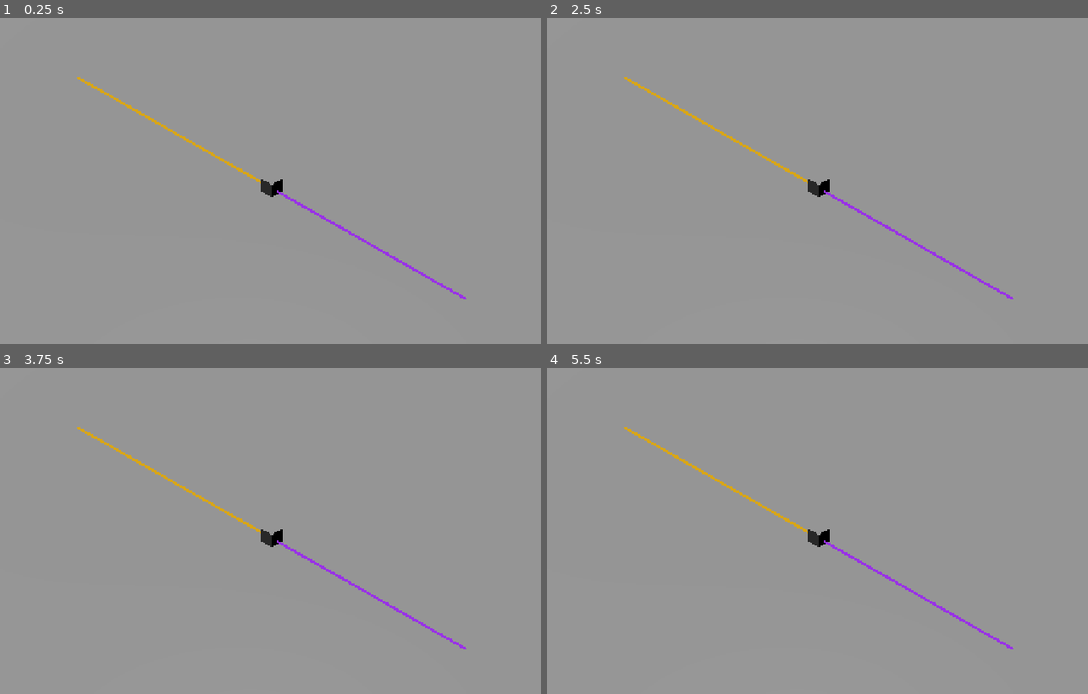
Above: before the commit, frames 1-4 (two rows, left to right).
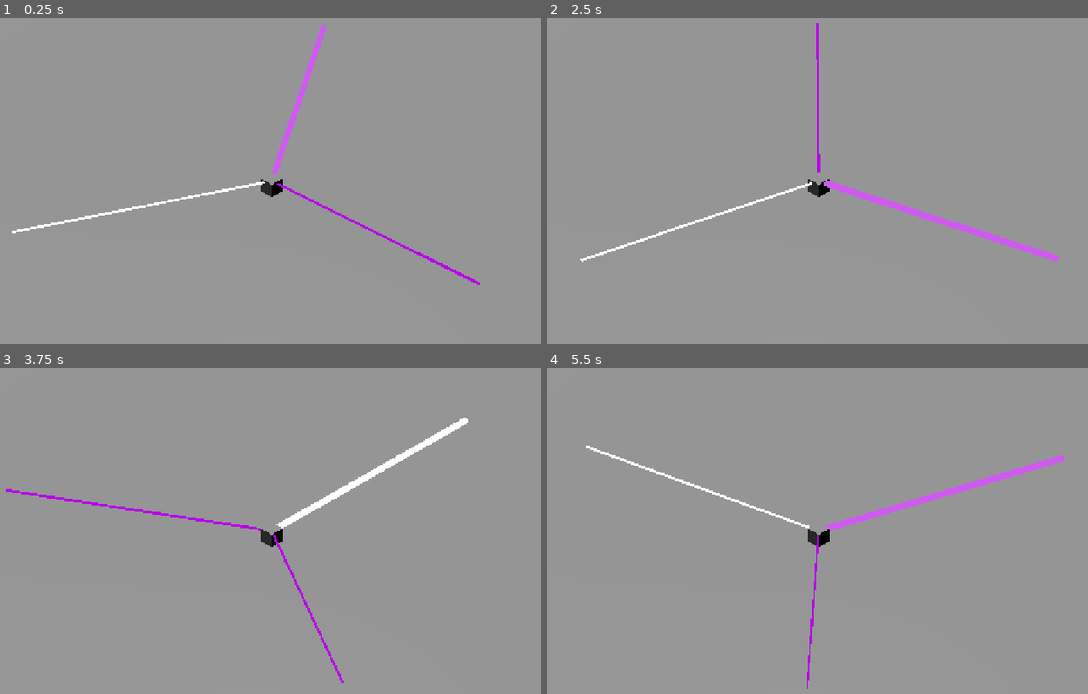
Above: after the commit, the same moments.

Repository: JeremyMarkWilcox/Tower-Defense
Game: Godot game, scene res://game/threads/test_thread/thread_test.tscn
Same seed, same stepped clock (60 frames per second), same inputs: the game is played once before the commit and once after it. This scene is started directly instead of the project's main scene. Sound files missing from this copy of the repository are replaced by a short silence.
Inputs (mouse positions are in pixels of both pictures, inside the frame that each line leads up to):
- Up to frame 1 (0.25 s): no input
- Up to frame 2 (2.5 s): tap Enter at 0.5, 2 s; move the mouse to (968, 171) at 0.52 s; hold Right (ui_right) 0.53-1.28 s; hold Space (thread_cut, bound only after the commit) 0.53-1.28 s; click (968, 171) at 0.67 s; tap E (thread_next, bound only after the commit) at 0.8, 1.35 s; move the mouse to (682, 210) at 1.27 s; hold Down (ui_down) 1.28-2.03 s; tap Q (thread_prev, bound only after the commit) at 1.55 s; move the mouse to (887, 106) at 2.02 s; hold Right (ui_right) from 2.03 s (still down); hold Q (thread_prev, bound only after the commit) from 2.03 s (still down); tap R at 2.3 s
- Up to frame 3 (3.75 s): tap Space (thread_cut, bound only after the commit) at 2.75, 3.05 s; move the mouse to (238, 615) at 2.77 s; release Right (ui_right) at 2.78 s; release Q (thread_prev, bound only after the commit) at 2.78 s; hold Up (ui_up) 2.78-3.53 s; tap R at 2.85 s; click (238, 615) at 2.92 s; tap Enter at 3.5 s; move the mouse to (476, 596) at 3.52 s; hold Left (ui_left) from 3.53 s (still down); hold N (call_next_wave) from 3.53 s (still down)
- Up to frame 4 (5.5 s): tap E (thread_next, bound only after the commit) at 3.8 s; tap Space (thread_cut, bound only after the commit) at 4.25, 4.35 s; move the mouse to (617, 482) at 4.27 s; release N (call_next_wave) at 4.28 s; tap Q (thread_prev, bound only after the commit) at 4.55 s; move the mouse to (849, 540) at 5.02 s; release Left (ui_left) at 5.03 s; hold Down (ui_down) from 5.03 s (still down); hold E (thread_next, bound only after the commit) from 5.03 s (still down); click (849, 540) at 5.17 s; tap R at 5.3 s

The runs differ from the first frame. In frame 1, 1.8% of the frame differs, in the area x 2-89%, y 2-87%; in frame 2, 2.1%, in the area x 6-95%, y 1-87%; in frame 3, 2.0%; in frame 4, 2.0%.

Commit message:
Thread Manager

Diff:
--- a/game/data/enemies/unique_enemies/greater_demon.tres
+++ b/game/data/enemies/unique_enemies/greater_demon.tres
@@ -1,11 +1,12 @@
 [gd_resource type="Resource" script_class="EnemyData" format=3 uid="uid://4ksplexl1tsu"]
 
-[ext_resource type="PackedScene" uid="uid://lvbm281h2vww" path="res://game/data/enemies/unique_enemies/greater_demon.tscn" id="1_0gg35"]
-[ext_resource type="Script" uid="uid://dynep1f7hnh6a" path="res://game/data/enemies/base_enemy/enemy_data.gd" id="1_wnnh2"]
+[ext_resource type="PackedScene" uid="uid://lvbm281h2vww" path="res://game/data/enemies/unique_enemies/greater_demon.tscn" id="1_npnuq"]
+[ext_resource type="Script" uid="uid://dynep1f7hnh6a" path="res://game/data/enemies/base_enemy/enemy_data.gd" id="2_5ai4t"]
 
 [resource]
-script = ExtResource("1_wnnh2")
-scene = ExtResource("1_0gg35")
+script = ExtResource("2_5ai4t")
+display_name = "Great Demon"
+scene = ExtResource("1_npnuq")
 move_speed = 0.1
 max_health = 300
 stronghold_damage = 50
--- a/game/data/threads/lulls/lull_test.tres
+++ b/game/data/threads/lulls/lull_test.tres
@@ -7,5 +7,5 @@
 
 [resource]
 script = ExtResource("1_8pah5")
-threads = Array[ExtResource("2_07kna")]([ExtResource("3_jcyd7"), ExtResource("4_uimls")])
+threads = Array[ExtResource("2_07kna")]([ExtResource("3_jcyd7"), ExtResource("3_jcyd7"), ExtResource("4_uimls")])
 metadata/_custom_type_script = "uid://dtlm87vw6n02f"
--- a/game/data/threads/test_thread/test_thread.gd
+++ b/game/data/threads/test_thread/test_thread.gd
@@ -1,22 +1,23 @@
 extends Node3D
-## Test bench for Signal Threads. Not part of the game.
+## Test bench for Signal Threads. Not part of the game. R restarts the lull.
 
-@export var thread_scene: PackedScene
+@export var thread_manager: ThreadManager
 @export var lull: LullDefinition
-@export var thread_length := 18.0
-@export var test_colors: Array[Color] = [Color(0.6, 0.2, 0.9), Color(0.85, 0.65, 0.1)]
 
 
 func _ready() -> void:
-	get_viewport().physics_object_picking = true
-	var count := lull.threads.size()
-	for i in count:
-		var thread := thread_scene.instantiate() as SignalThread
-		add_child(thread)
-		var angle := i * TAU / count
-		thread.setup(lull.threads[i], Vector3(cos(angle), 0.0, sin(angle)),
-				thread_length, test_colors[i % test_colors.size()])
-		thread.hovered.connect(func(t: SignalThread) -> void: t.set_highlighted(true))
-		thread.unhovered.connect(func(t: SignalThread) -> void: t.set_highlighted(false))
-		thread.clicked.connect(func(t: SignalThread) -> void:
-			print("Clicked %s, ends at %s" % [t.data.enemy.display_name, t.get_end_position()]))
+	thread_manager.lull_started.connect(func(duration: float) -> void:
+		print("Lull started: %.1fs" % duration))
+	thread_manager.thread_released.connect(func(data: SignalThreadData, at: Vector3) -> void:
+		print("Released %d x %s at %s" % [data.count, data.enemy.display_name, at]))
+	thread_manager.cut_refused.connect(func(thread: SignalThread, reason: StringName) -> void:
+		print("Refused %s: %s" % [thread.data.enemy.display_name, reason]))
+	thread_manager.swarm_started.connect(func() -> void: print("SWARM"))
+	thread_manager.lull_ended.connect(func() -> void: print("Lull ended"))
+	thread_manager.start_lull(lull)
+
+
+func _unhandled_input(event: InputEvent) -> void:
+	var key := event as InputEventKey
+	if key and key.pressed and not key.echo and key.keycode == KEY_R:
+		thread_manager.start_lull(lull)
--- a/game/data/threads/unique_threads/cultist.tres
+++ b/game/data/threads/unique_threads/cultist.tres
@@ -6,5 +6,5 @@
 [resource]
 script = ExtResource("1_h2vru")
 enemy = ExtResource("1_e7uuv")
-count = 5
+count = 2
 metadata/_custom_type_script = "uid://dv1yo7v82leod"
--- /dev/null
+++ b/game/managers/thread_manager.gd
@@ -0,0 +1,204 @@
+class_name ThreadManager
+extends Node
+## Runs one lull at a time: lays out the threads, handles selection and cutting,
+## counts down the shared timer, and releases every uncut thread at zero.
+## It never spawns enemies; it emits thread_released and lets WaveManager do that.
+
+signal lull_started(duration: float)
+signal lull_ended
+signal thread_released(data: SignalThreadData, spawn_position: Vector3)
+signal swarm_started
+signal cut_refused(thread: SignalThread, reason: StringName)
+signal selection_changed(thread: SignalThread)
+
+const REFUSED_UNCUTTABLE := &"uncuttable"
+const REFUSED_COOLDOWN := &"cooldown"
+
+@export var thread_scene: PackedScene
+## Where thread nodes are parented.
+@export var thread_container: Node3D
+## The Stronghold. Threads start here.
+@export var center: Node3D
+## Used to turn screen angles ("top of the screen") into world directions.
+@export var camera: Camera3D
+## Distance from the Stronghold to the map edge, where groups spawn.
+@export var thread_length := 18.0
+## One color per enemy type, so every thread of that type matches.
+@export var thread_colors: Dictionary[EnemyData, Color] = {}
+@export var default_color := Color.WHITE
+
+var _lull: LullDefinition
+var _threads: Array[SignalThread] = []  # sorted clockwise from the top of the screen
+var _selected := -1
+var _time_left := 0.0
+var _cooldown_left := 0.0
+
+
+func _ready() -> void:
+	get_viewport().physics_object_picking = true
+
+
+func is_active() -> bool:
+	return _lull != null
+
+
+func get_time_left() -> float:
+	return _time_left
+
+
+func get_cooldown_left() -> float:
+	return _cooldown_left
+
+
+func start_lull(lull: LullDefinition) -> void:
+	if is_active():
+		_swarm()  # never stack two lulls
+	if lull == null or lull.threads.is_empty():
+		return
+	_lull = lull
+	_time_left = lull.duration
+	_cooldown_left = 0.0
+	var angles := _layout_angles(lull.threads)
+	var order: Array[int] = []
+	for i in lull.threads.size():
+		order.append(i)
+	order.sort_custom(func(a: int, b: int) -> bool:
+		return fposmod(angles[a], 360.0) < fposmod(angles[b], 360.0))
+	for i in order:
+		_spawn_thread(lull.threads[i], angles[i])
+	_select(0)
+	lull_started.emit(lull.duration)
+
+
+func _process(delta: float) -> void:
+	if not is_active():
+		return
+	_cooldown_left = maxf(_cooldown_left - delta, 0.0)
+	_time_left -= delta
+	if _time_left <= 0.0:
+		_time_left = 0.0
+		_swarm()
+
+
+func _unhandled_input(event: InputEvent) -> void:
+	if not is_active():
+		return
+	if event.is_action_pressed("thread_next"):
+		_select(_selected + 1)
+	elif event.is_action_pressed("thread_prev"):
+		_select(_selected - 1)
+	elif event.is_action_pressed("thread_cut") and _selected >= 0:
+		_try_cut(_threads[_selected])
+	else:
+		return
+	get_viewport().set_input_as_handled()
+
+
+## Screen angles in degrees (0 = top, 90 = right). Threads are spaced evenly.
+## A thread with a screen angle anchors the layout; otherwise it's rotated randomly.
+func _layout_angles(threads: Array[SignalThreadData]) -> Array[float]:
+	var count := threads.size()
+	var step := 360.0 / count
+	var anchor := -1
+	for i in count:
+		if threads[i].use_screen_angle:
+			anchor = i
+			break
+	var offset := threads[anchor].screen_angle if anchor >= 0 else randf() * 360.0
+	var free_slots: Array[float] = []
+	for slot in count:
+		free_slots.append(offset + slot * step)
+	if anchor >= 0:
+		free_slots.remove_at(0)  # the anchor takes this slot
+	free_slots.shuffle()
+	var angles: Array[float] = []
+	angles.resize(count)
+	for i in count:
+		if threads[i].use_screen_angle:
+			angles[i] = threads[i].screen_angle
+		else:
+			angles[i] = free_slots.pop_back()
+	return angles
+
+
+func _screen_to_world(degrees: float) -> Vector3:
+	var forward := -camera.global_basis.z
+	forward.y = 0.0
+	var right := camera.global_basis.x
+	right.y = 0.0
+	var radians := deg_to_rad(degrees)
+	return (forward.normalized() * cos(radians) + right.normalized() * sin(radians)).normalized()
+
+
+func _spawn_thread(data: SignalThreadData, screen_angle: float) -> void:
+	var thread := thread_scene.instantiate() as SignalThread
+	thread_container.add_child(thread)
+	thread.global_position = center.global_position
+	var color: Color = thread_colors.get(data.enemy, default_color)
+	thread.setup(data, _screen_to_world(screen_angle), thread_length, color)
+	thread.hovered.connect(_on_thread_hovered)
+	thread.clicked.connect(_on_thread_clicked)
+	_threads.append(thread)
+
+
+func _select(index: int) -> void:
+	if _threads.is_empty():
+		_selected = -1
+		return
+	_selected = wrapi(index, 0, _threads.size())
+	for i in _threads.size():
+		_threads[i].set_highlighted(i == _selected)
+	selection_changed.emit(_threads[_selected])
+
+
+func _try_cut(thread: SignalThread) -> void:
+	if not is_active():
+		return
+	if not thread.data.can_cut:
+		cut_refused.emit(thread, REFUSED_UNCUTTABLE)
+	elif _cooldown_left > 0.0:
+		cut_refused.emit(thread, REFUSED_COOLDOWN)
+	else:
+		_cooldown_left = _lull.cut_cooldown
+		_release(thread)
+
+
+func _release(thread: SignalThread) -> void:
+	var index := _threads.find(thread)
+	if index < 0:
+		return
+	_threads.remove_at(index)
+	thread_released.emit(thread.data, thread.get_end_position())
+	thread.queue_free()
+	if _threads.is_empty():
+		_end_lull()
+	else:
+		# Keep the selection on the next thread clockwise.
+		_select(_selected - 1 if index < _selected else _selected)
+
+
+func _swarm() -> void:
+	swarm_started.emit()
+	for thread in _threads.duplicate():
+		_release(thread)
+
+
+func _end_lull() -> void:
+	_lull = null
+	_selected = -1
+	_time_left = 0.0
+	_cooldown_left = 0.0
+	lull_ended.emit()
+
+
+func _on_thread_hovered(thread: SignalThread) -> void:
+	var index := _threads.find(thread)
+	if index >= 0:
+		_select(index)
+
+
+func _on_thread_clicked(thread: SignalThread) -> void:
+	var index := _threads.find(thread)
+	if index >= 0:
+		_select(index)
+		_try_cut(thread)
--- a/game/threads/test_thread/thread_test.tscn
+++ b/game/threads/test_thread/thread_test.tscn
@@ -1,17 +1,20 @@
 [gd_scene format=3 uid="uid://clf8ysodcag78"]
 
-[ext_resource type="Script" uid="uid://bivgfbt0xn486" path="res://game/data/threads/test_thread/test_thread.gd" id="1_q862k"]
+[ext_resource type="Script" uid="uid://bivgfbt0xn486" path="res://game/data/threads/test_thread/test_thread.gd" id="1_0skb2"]
 [ext_resource type="PackedScene" uid="uid://dxiaycn0rmy1n" path="res://game/threads/signal_thread.tscn" id="2_2xcy8"]
-[ext_resource type="Resource" uid="uid://bchml4lumf1wr" path="res://game/data/threads/lulls/lull_test.tres" id="3_6spku"]
+[ext_resource type="Resource" uid="uid://bchml4lumf1wr" path="res://game/data/threads/lulls/lull_test.tres" id="2_yhdev"]
+[ext_resource type="Script" uid="uid://gnn5x4jgay38" path="res://game/managers/thread_manager.gd" id="4_0skb2"]
+[ext_resource type="Script" uid="uid://dynep1f7hnh6a" path="res://game/data/enemies/base_enemy/enemy_data.gd" id="5_yhdev"]
+[ext_resource type="Resource" uid="uid://crniaq8n2b6bv" path="res://game/data/enemies/unique_enemies/cultist.tres" id="6_so744"]
 
 [sub_resource type="PlaneMesh" id="PlaneMesh_ra2i3"]
 
 [sub_resource type="BoxMesh" id="BoxMesh_ra2i3"]
 
-[node name="ThreadTest" type="Node3D" unique_id=1072541974]
-script = ExtResource("1_q862k")
-thread_scene = ExtResource("2_2xcy8")
-lull = ExtResource("3_6spku")
+[node name="ThreadTest" type="Node3D" unique_id=1072541974 node_paths=PackedStringArray("thread_manager")]
+script = ExtResource("1_0skb2")
+thread_manager = NodePath("ThreadManager")
+lull = ExtResource("2_yhdev")
 
 [node name="Camera3D" type="Camera3D" parent="." unique_id=653721621]
 transform = Transform3D(0.70710677, -0.4055798, 0.579228, 0, 0.81915206, 0.57357645, -0.70710677, -0.4055798, 0.579228, 14, 14, 14)
@@ -25,6 +28,18 @@
 transform = Transform3D(40, 0, 0, 0, 40, 0, 0, 0, 40, 0, 0, 0)
 mesh = SubResource("PlaneMesh_ra2i3")
 
-[node name="MeshInstance3D" type="MeshInstance3D" parent="." unique_id=389922894]
+[node name="Center" type="MeshInstance3D" parent="." unique_id=389922894]
 transform = Transform3D(1, 0, 0, 0, 1, 0, 0, 0, 1, 0, 0.58149683, 0)
 mesh = SubResource("BoxMesh_ra2i3")
+
+[node name="Threads" type="Node3D" parent="." unique_id=1192624320]
+
+[node name="ThreadManager" type="Node" parent="." unique_id=791041048 node_paths=PackedStringArray("thread_container", "center", "camera")]
+script = ExtResource("4_0skb2")
+thread_scene = ExtResource("2_2xcy8")
+thread_container = NodePath("../Threads")
+center = NodePath("../Center")
+camera = NodePath("../Camera3D")
+thread_colors = Dictionary[ExtResource("5_yhdev"), Color]({
+ExtResource("6_so744"): Color(0.7176471, 0, 0.9137255, 1)
+})
--- a/project.godot
+++ b/project.godot
@@ -72,6 +72,24 @@
 , Object(InputEventJoypadButton,"resource_local_to_scene":false,"resource_name":"","device":-1,"button_index":3,"pressure":0.0,"pressed":false,"script":null)
 ]
 }
+thread_next={
+"deadzone": 0.2,
+"events": [Object(InputEventKey,"resource_local_to_scene":false,"resource_name":"","device":-1,"window_id":0,"alt_pressed":false,"shift_pressed":false,"ctrl_pressed":false,"meta_pressed":false,"pressed":false,"keycode":0,"physical_keycode":69,"key_label":0,"unicode":101,"location":0,"echo":false,"script":null)
+, Object(InputEventJoypadButton,"resource_local_to_scene":false,"resource_name":"","device":-1,"button_index":10,"pressure":0.0,"pressed":false,"script":null)
+]
+}
+thread_prev={
+"deadzone": 0.2,
+"events": [Object(InputEventKey,"resource_local_to_scene":false,"resource_name":"","device":-1,"window_id":0,"alt_pressed":false,"shift_pressed":false,"ctrl_pressed":false,"meta_pressed":false,"pressed":false,"keycode":0,"physical_keycode":81,"key_label":0,"unicode":113,"location":0,"echo":false,"script":null)
+, Object(InputEventJoypadButton,"resource_local_to_scene":false,"resource_name":"","device":-1,"button_index":9,"pressure":0.0,"pressed":false,"script":null)
+]
+}
+thread_cut={
+"deadzone": 0.2,
+"events": [Object(InputEventKey,"resource_local_to_scene":false,"resource_name":"","device":-1,"window_id":0,"alt_pressed":false,"shift_pressed":false,"ctrl_pressed":false,"meta_pressed":false,"pressed":false,"keycode":0,"physical_keycode":32,"key_label":0,"unicode":32,"location":0,"echo":false,"script":null)
+, Object(InputEventJoypadButton,"resource_local_to_scene":false,"resource_name":"","device":-1,"button_index":3,"pressure":0.0,"pressed":false,"script":null)
+]
+}
 
 [physics]
 
Not shown, added: game/managers/thread_manager.gd.uid
